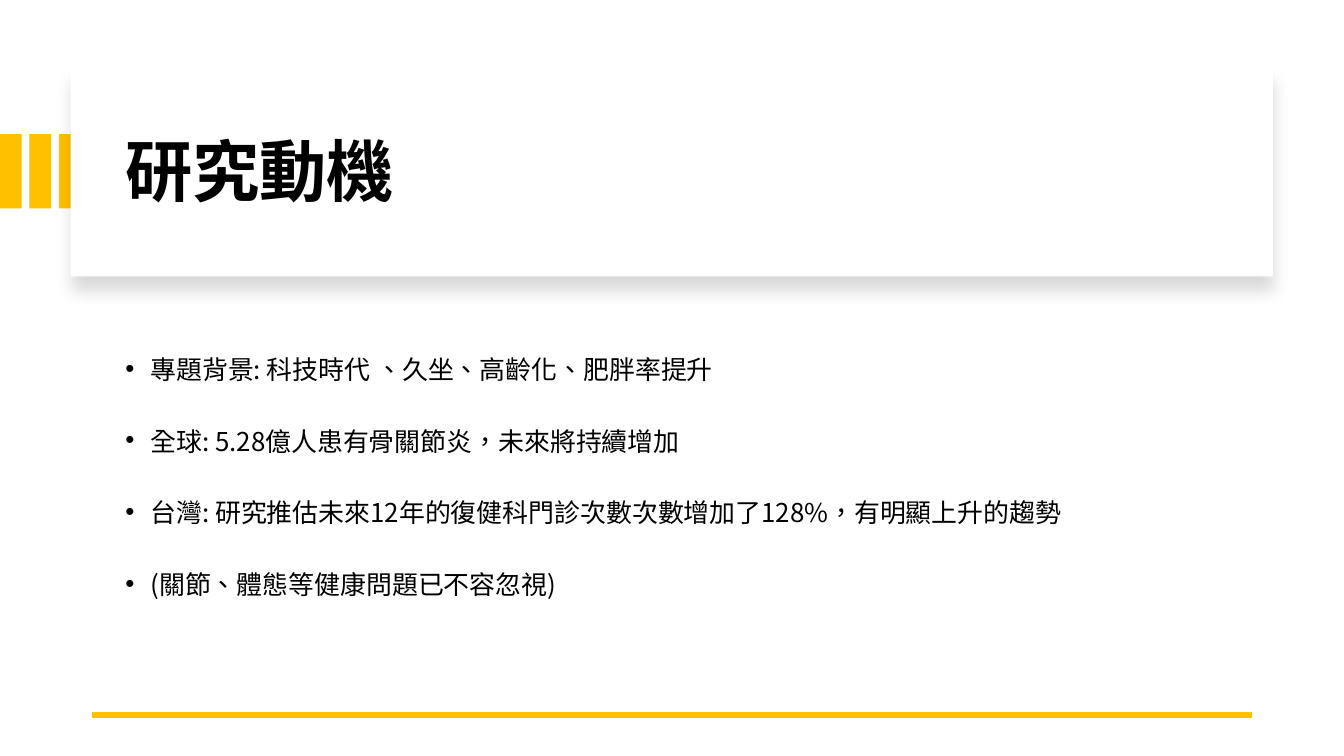
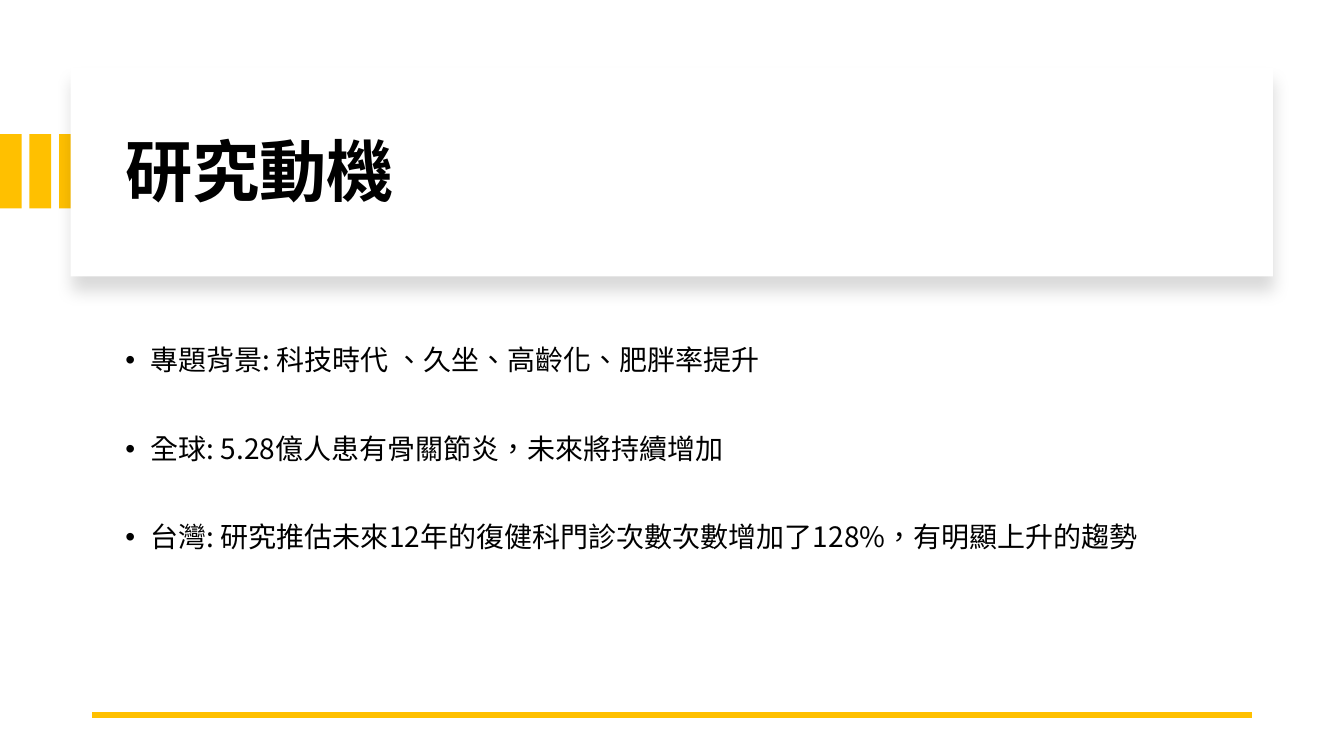
Before and after one commit to michaelchen1225/-, a slide deck: slide 3 of 整合/產品報告.pptx. Drawn at 1344x756 pixels with LibreOffice and Linux fonts; fonts in the diff are those of the drawing. Boxes give left, top, right and bottom in pixels: in the first picture for what was removed or moved away, otherwise in the second. Text is boxed around its words. In the diff, an @@ line names an element or a change of style, - is before the commit and + after.

Commit message:
12/14 增加企研報告書、修改統計部分

```diff
--- a/整合/產品報告.pptx
+++ b/整合/產品報告.pptx
@@ text "專題背景: 科技時代 、久坐、高齡化、肥胖率提升": place and size @@
-text "專題背景: 科技時代 、久坐、高齡化、肥胖率提升" at <box>150,357,1061,599</box>
+text "專題背景: 科技時代 、久坐、高齡化、肥胖率提升" at <box>150,346,1138,550</box>
@@ text "專題背景: 科技時代 、久坐、高齡化、肥胖率提升" at <box>150,346,1138,550</box>: size 18.5 to 20 pt; line spacing 0.7 to 0.9 @@
@@ text at <box>150,572,556,599</box>: paragraph removed @@
-• (關節、體態等健康問題已不容忽視)
```
Also in this commit, not shown: 4 other slides changed, 1 slide removed, 39 other files.
